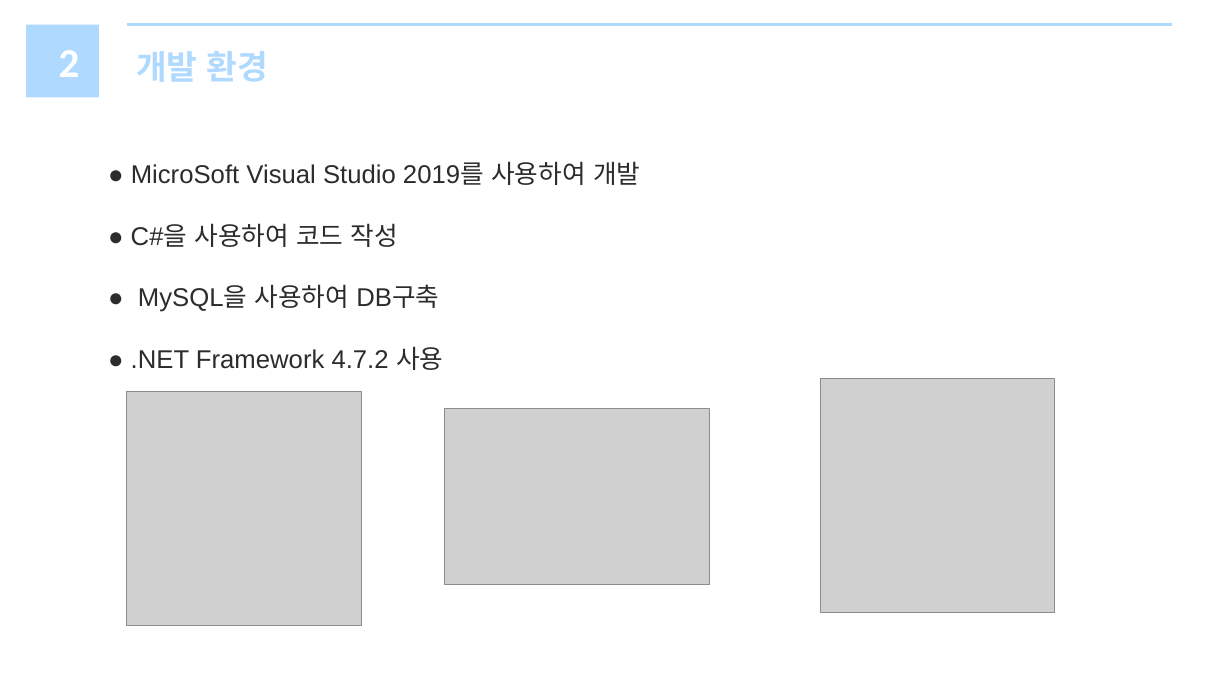
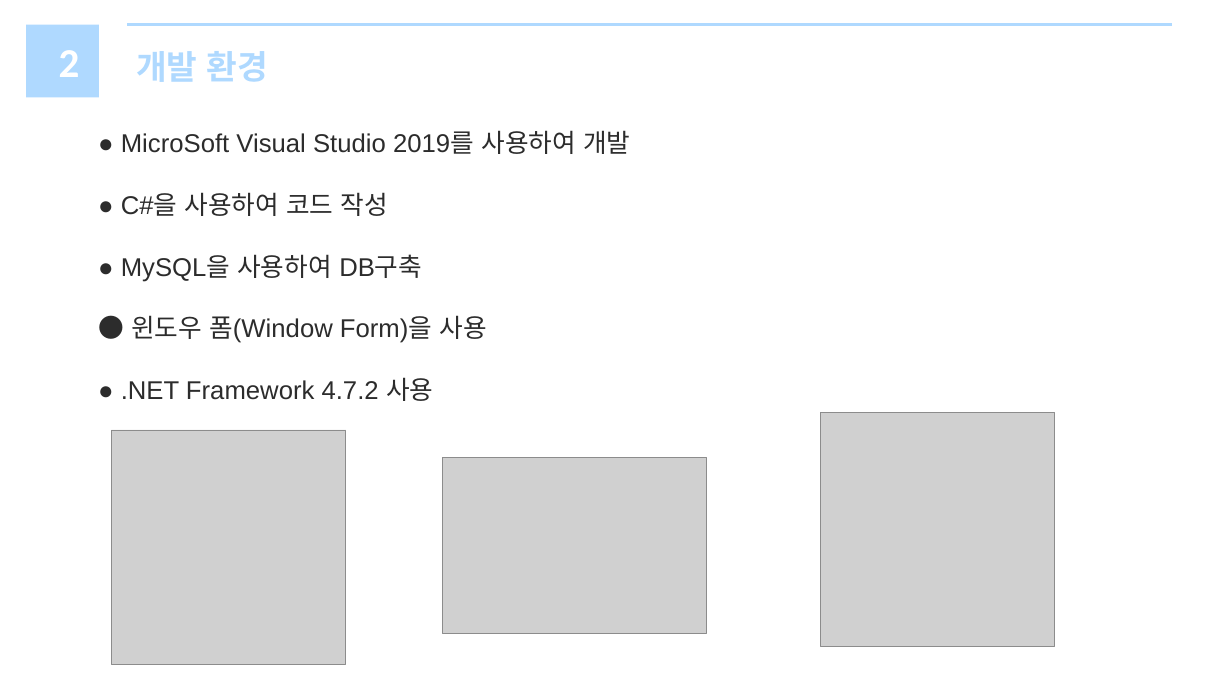
Before and after one commit to Korathkr/Laptop_Lending, a slide deck: slide 4 of 노트북 관리 프로그램.pptx. Drawn at 1232x693 pixels with LibreOffice and Linux fonts; fonts in the diff are those of the drawing; grey boxes stand for pictures. Boxes give left, top, right and bottom in pixels: in the first picture for what was removed or moved away, otherwise in the second. Text is boxed around its words. In the diff, an @@ line names an element or a change of style, - is before the commit and + after.

```diff
--- a/노트북 관리 프로그램.pptx
+++ b/노트북 관리 프로그램.pptx
@@ text "● MicroSoft Visual Studio 2019를 ...": place and size @@
-text "● MicroSoft Visual Studio 2019를 ..." at <box>131,161,640,370</box>
+text "● MicroSoft Visual Studio 2019를 ..." at <box>121,130,630,401</box>
@@ text at <box>131,315,486,343</box>: paragraph added @@
+● 윈도우 폼(Window Form)을 사용
@@ picture: place and size @@
-picture at <box>821,379,1055,614</box>
+picture at <box>821,412,1055,647</box>
@@ picture: place and size @@
-picture at <box>127,392,361,627</box>
+picture at <box>112,430,347,665</box>
@@ picture: place and size @@
-picture at <box>445,409,709,585</box>
+picture at <box>442,457,706,634</box>
```
Also in this commit, not shown: 1 other slide changed.
